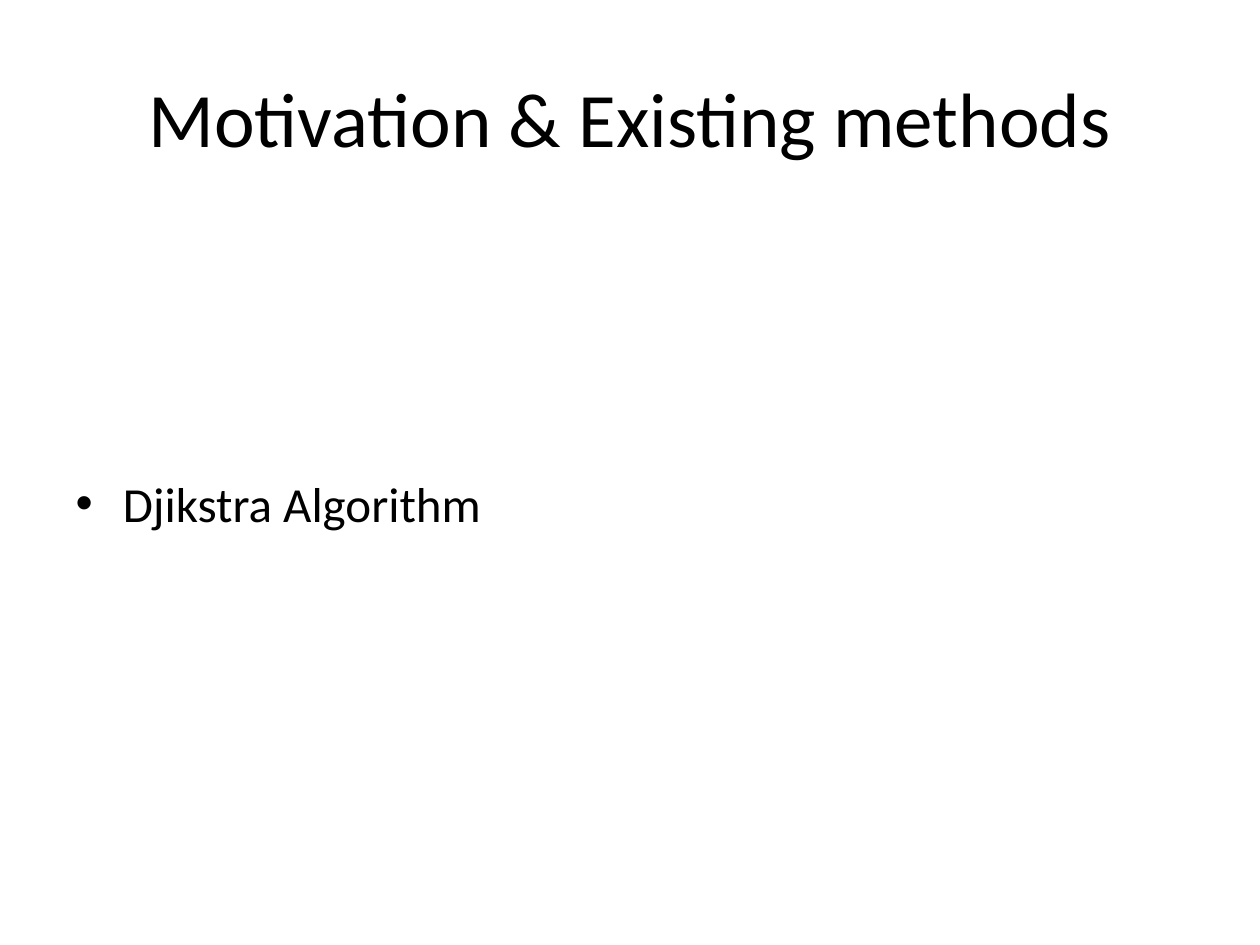
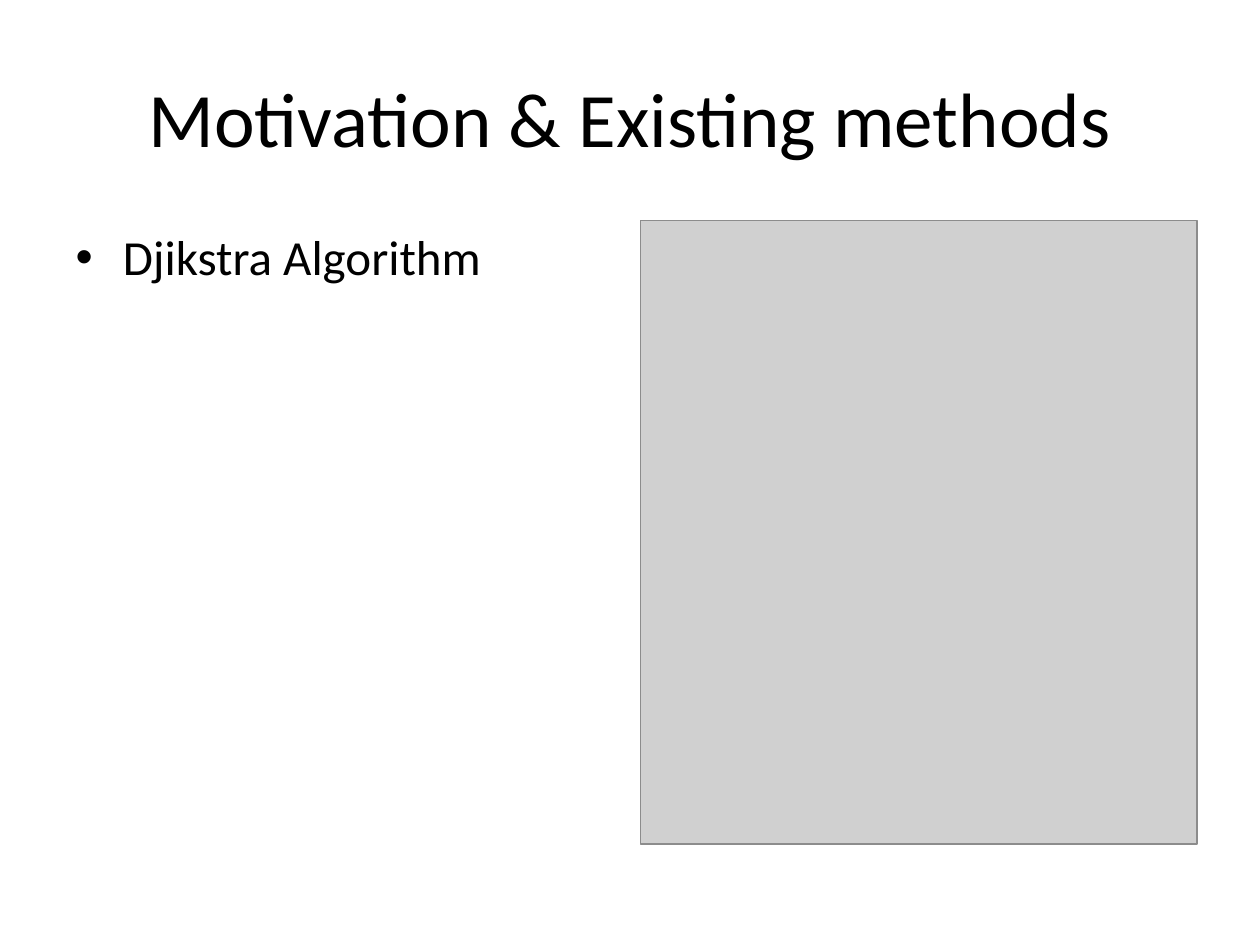
Before and after one commit to jcaille/INF555_Project, a slide deck: slide 3 of presentation.pptx. Drawn at 1260x945 pixels with LibreOffice and Linux fonts; fonts in the diff are those of the drawing; grey boxes stand for pictures. Boxes give left, top, right and bottom in pixels: in the first picture for what was removed or moved away, otherwise in the second. Text is boxed around its words. In the diff, an @@ line names an element or a change of style, - is before the commit and + after.

```diff
--- a/presentation.pptx
+++ b/presentation.pptx
@@ text "Djikstra Algorithm" at <box>123,241,481,284</box>: vertical alignment middle to top @@
@@ picture added at <box>640,220,1197,844</box> @@
```
Also in this commit, not shown: 19 other slides changed, 4 slides added, 3 other files.
